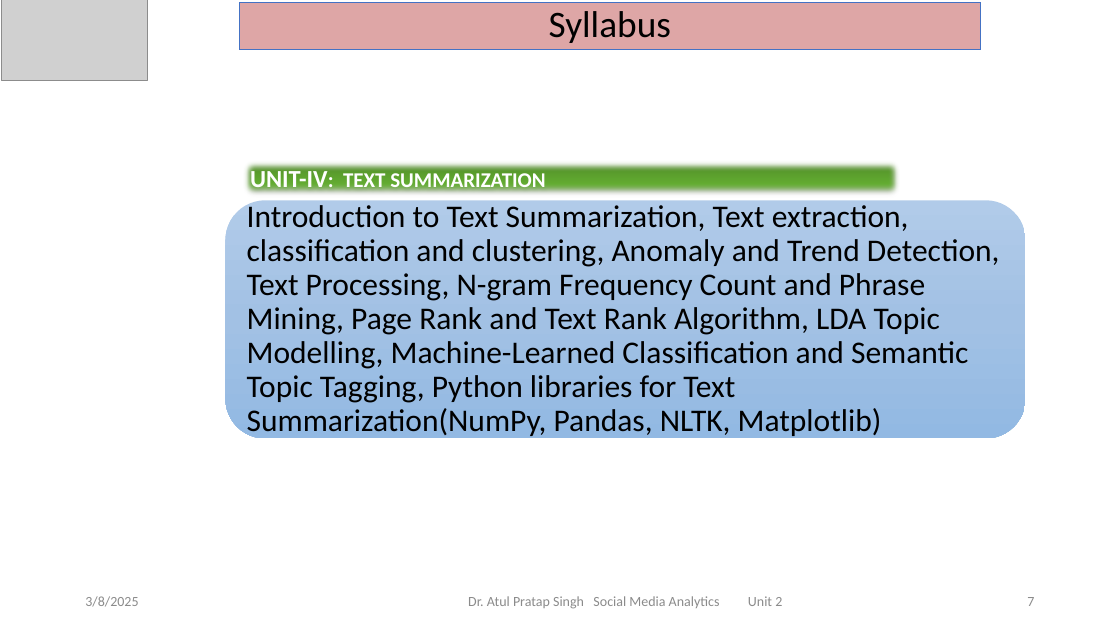
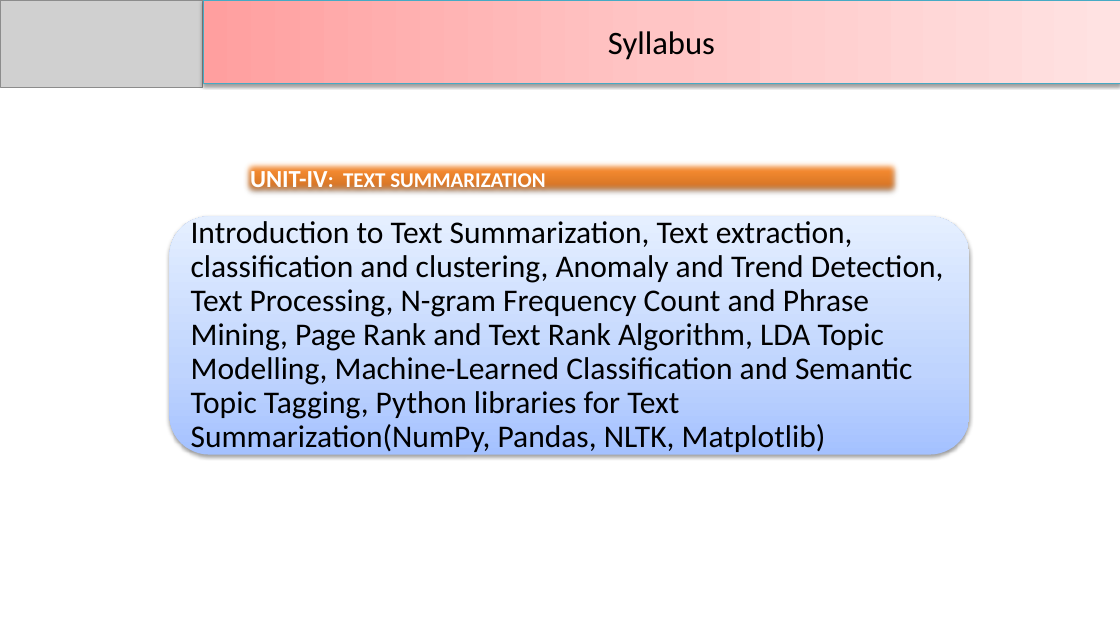
Before and after one commit to DevGoyalG/NIET-Study-Material, a slide deck: slide 7 of CSE (Artificial Intelligence and Machine Learning)/Third Year/Sixth Semester/PPTs/Social Media Analytics/SMA - Unit 2.pptx. Drawn at 1120x630 pixels with LibreOffice and Linux fonts; fonts in the diff are those of the drawing; grey boxes stand for pictures. Boxes give left, top, right and bottom in pixels: in the first picture for what was removed or moved away, otherwise in the second. Text is boxed around its words. In the diff, an @@ line names an element or a change of style, - is before the commit and + after.

```diff
--- a/CSE (Artificial Intelligence and Machine Learning)/Third Year/Sixth Semester/PPTs/Social Media Analytics/SMA - Unit 2.pptx
+++ b/CSE (Artificial Intelligence and Machine Learning)/Third Year/Sixth Semester/PPTs/Social Media Analytics/SMA - Unit 2.pptx
@@ picture: place and size @@
-picture at (2, 0, 147, 81)
+picture at (0, 0, 203, 87)
@@ title "Syllabus": place and size @@
-title "Syllabus" at (239, 3, 980, 50)
+title "Syllabus" at (203, 0, 1120, 83)
@@ title "Syllabus" at (203, 0, 1120, 83): size 32 to 28 pt; line spacing 0.9 to 1; rectangle to title; fill #DEA6A6 to gradient #FFA0A0 to #FFC5C5 to #FFE3E3; outline #4472C4 0.5 pt to #46AAC5 0.75 pt; shadow on @@
@@ rectangle "UNIT-IV: TEXT SUMMARIZATION" at (242, 159, 902, 197): fill gradient #4D8527 to #6AB636 to #6ABA34 to gradient #C2691F to #FF9034 to #FF9136 @@
@@ rounded rectangle: place and size @@
-rounded rectangle at (225, 200, 1025, 439)
+rounded rectangle at (170, 217, 970, 455)
@@ rounded rectangle at (170, 217, 970, 455): fill gradient #B1CBE9 to #A3C1E5 to #93B9E4 to gradient #A4C4FF to #BFD4FF to #E6EEFF; shadow on @@
@@ text "Introduction to Text Summarization, Text ..." rewrapped from (247, 200, 1000, 439) to (191, 221, 944, 455) @@
@@ text removed at (85, 596, 138, 607) @@
-3/8/2025
@@ text removed at (468, 596, 782, 609) @@
-Dr. Atul Pratap Singh Social Media Analytics Unit 2
@@ page number removed at (1027, 597, 1034, 606) @@
-7
```
Also in this commit, not shown: 25 other slides changed, 28 slides added, 65 slides removed, 9 other files.
